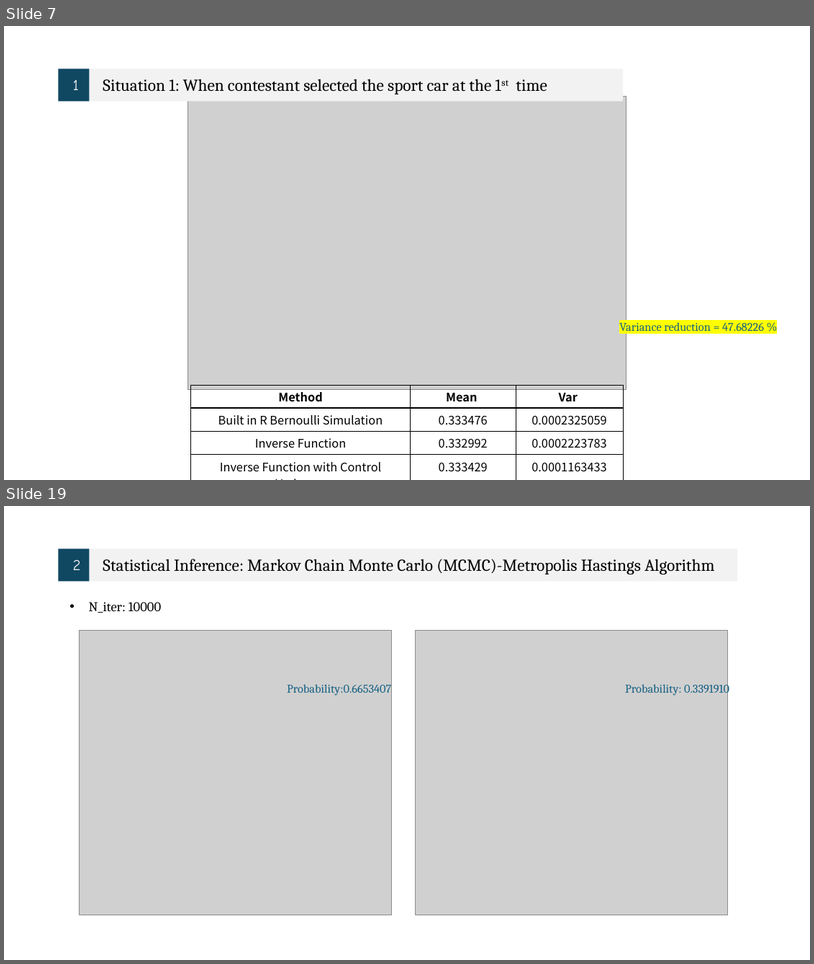
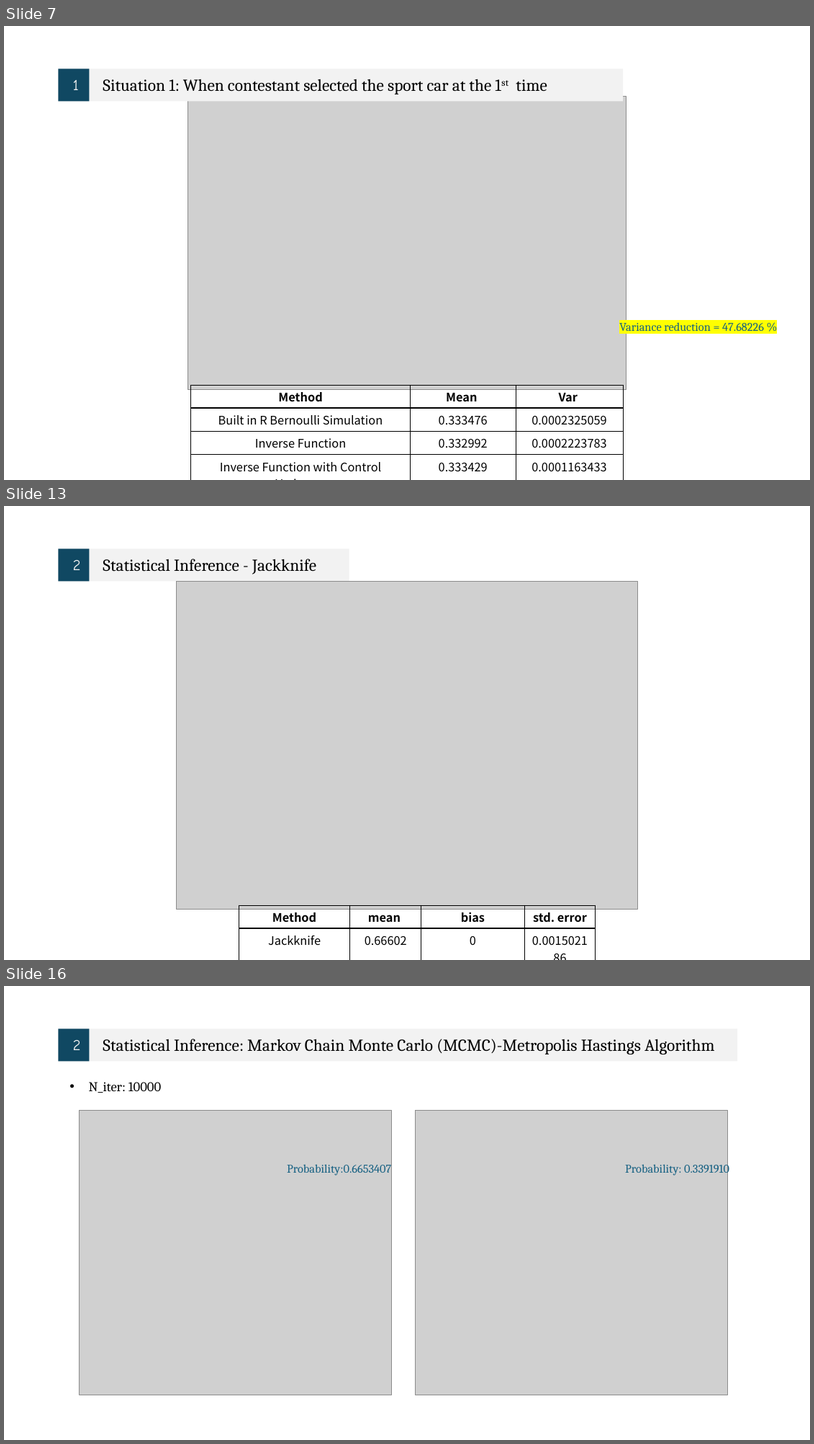
Before and after one commit to Sheena0210/monty-hall-simulation, a slide deck: 統計計算.pptx. Shown one above the other, each under a label of ours: slides 7 and 19 before the commit, slides 7, 13 and 16 after it; the slides between them are not shown. The pictures are 814x964 and 814x1444 pixels, drawn with LibreOffice and Linux fonts; fonts in the diff are those of the drawing; grey boxes stand for pictures. Boxes give left, top, right and bottom in pixels: in the first picture for what was removed or moved away, otherwise in the second. Text is boxed around its words. In the diff, an @@ line names an element or a change of style, - is before the commit and + after.

```diff
--- a/統計計算.pptx
+++ b/統計計算.pptx
@@ slide 13 added at (x1=4, y1=506, x2=810, y2=960), background #FFFFFF @@
@@ group added at (x1=59, y1=549, x2=350, y2=581): 2 rectangles, 2 texts @@
+2
+Statistical Inference - Jackknife
@@ picture added at (x1=177, y1=581, x2=638, y2=908) @@
@@ table added at (x1=239, y1=906, x2=597, y2=947), 2 rows, 4 columns @@
+Method | mean | bias | std. error
+Jackknife | 0.66602 | 0 | 0.001502186
@@ what was slide 19 is now slide 16 @@
```
Also in this commit, not shown: 6 slides changed, 2 other slides added, 6 slides removed.
